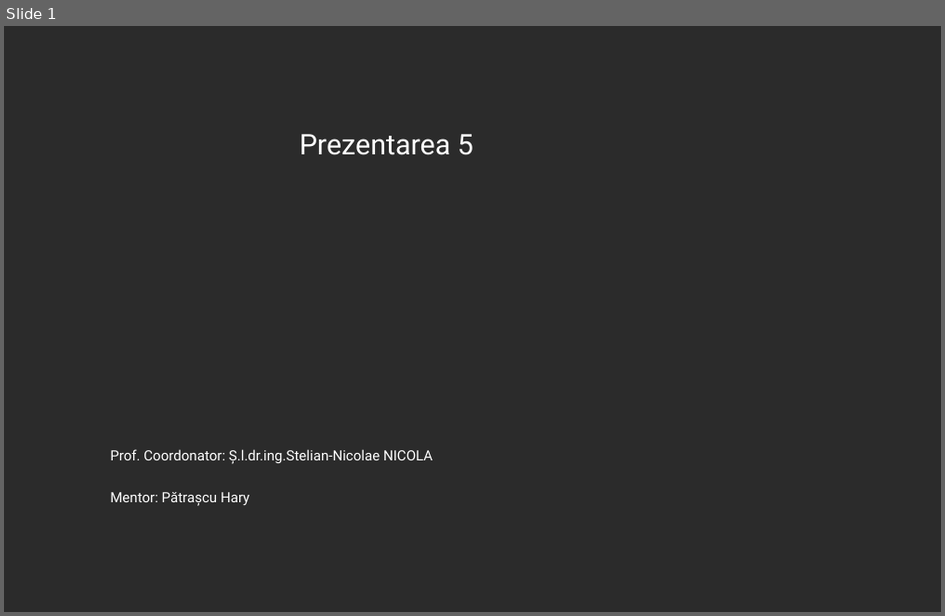
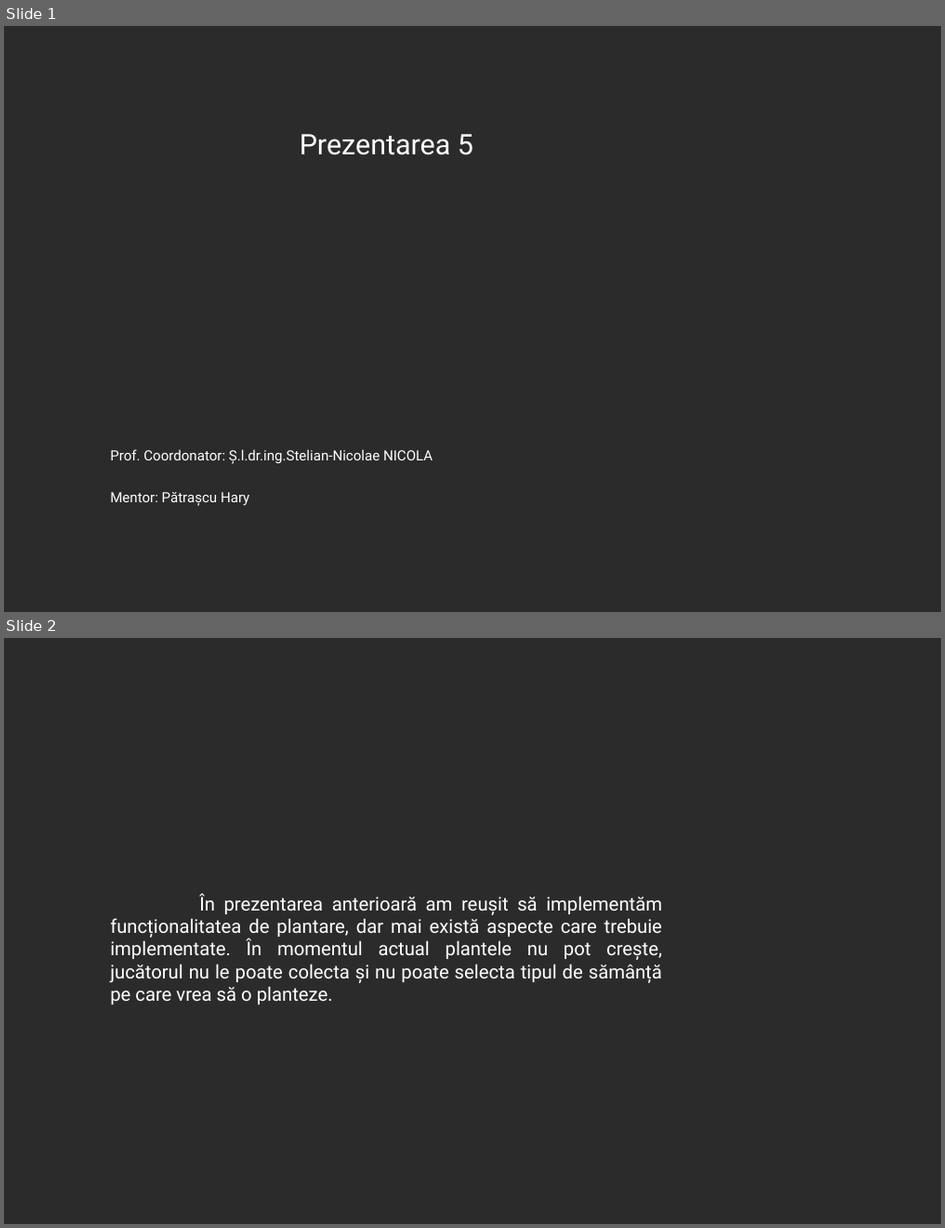
Before and after one commit to 0xspiderr/gdc-upt-presentations, a slide deck: presentation_5/presentation_5.odp. Shown one above the other, each under a label of ours: slide 1 before the commit, slides 1 and 2 after it. The pictures are 945x616 and 945x1228 pixels, drawn with LibreOffice and Linux fonts; fonts in the diff are those of the drawing; background and template pictures are left out; a plain dark background stands for a picture behind light text. Boxes give left, top, right and bottom in pixels: in the first picture for what was removed or moved away, otherwise in the second. Text is boxed around its words. In the diff, an @@ line names an element or a change of style, - is before the commit and + after.

```diff
--- a/presentation_5/presentation_5.odp
+++ b/presentation_5/presentation_5.odp
@@ slide 2 added at [4, 638, 941, 1224], background picture (left out) @@
@@ text added at [110, 893, 662, 1004], 16 pt, text #FFFFFF @@
+În prezentarea anterioară am reușit să implementăm funcționalitatea de plantare, dar mai există aspecte care trebuie implementate. În momentul actual plantele nu pot crește, jucătorul nu le poate colecta și nu poate selecta tipul de sămânță pe care vrea să o planteze.
```
Also in this commit, not shown: 24 other slides added, 1 other file.
